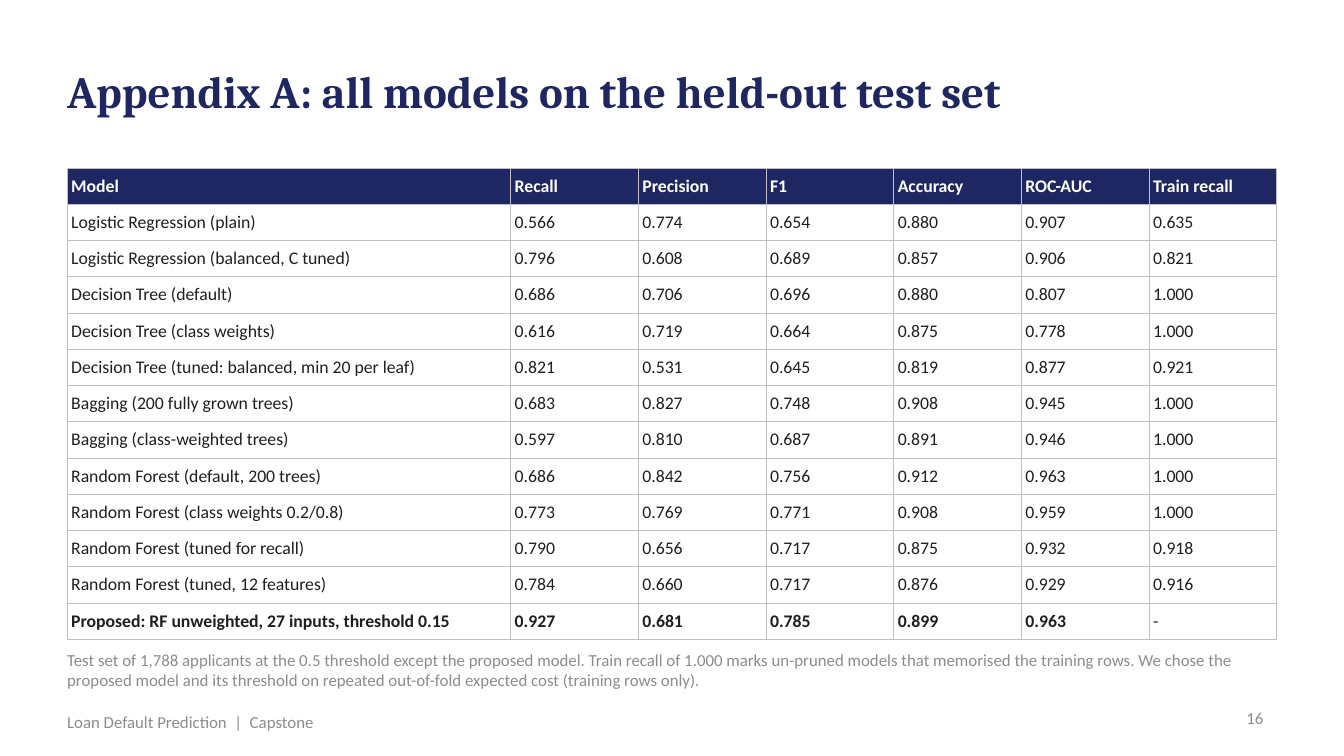
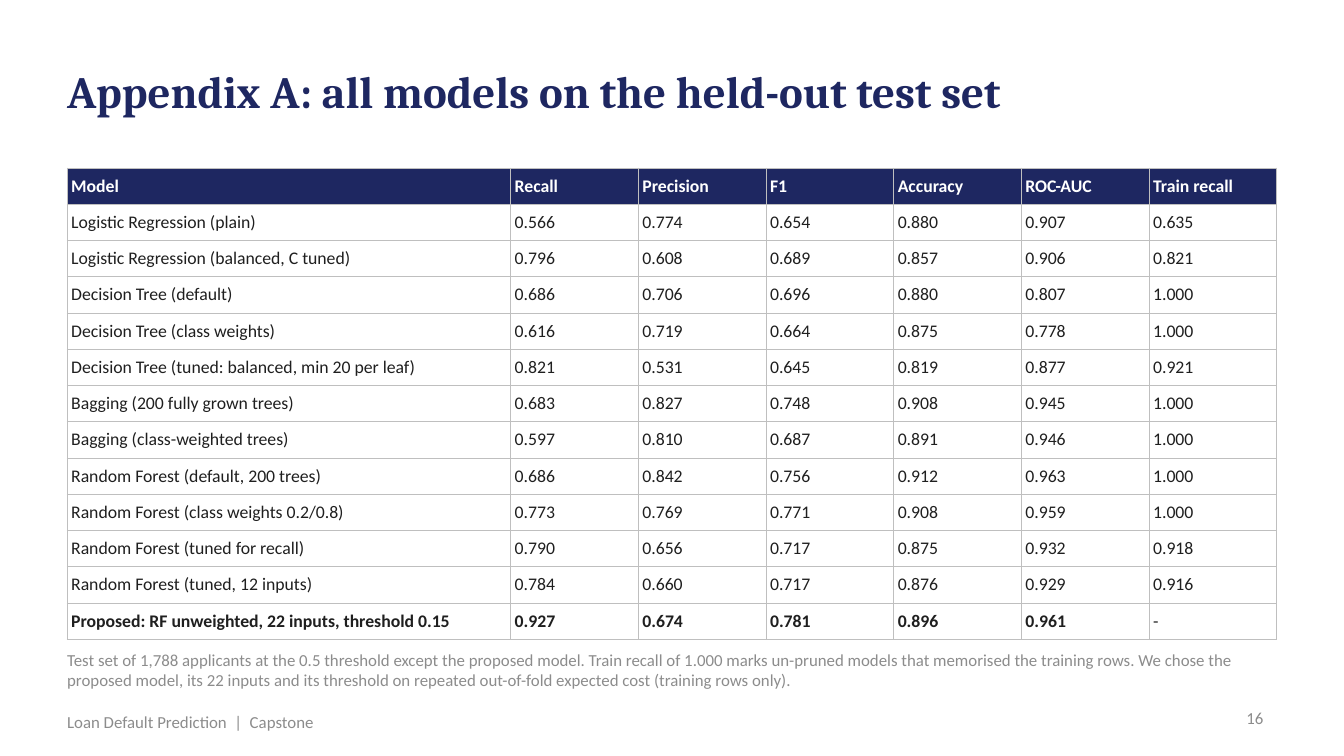
Before and after one commit to shubham1891/Personal-code, a slide deck: slide 16 of presentation/Loan_Default_Prediction_Presentation.pptx. Drawn at 1344x756 pixels with LibreOffice and Linux fonts; fonts in the diff are those of the drawing. Boxes give left, top, right and bottom in pixels: in the first picture for what was removed or moved away, otherwise in the second. Text is boxed around its words. In the diff, an @@ line names an element or a change of style, - is before the commit and + after.

```diff
--- a/presentation/Loan_Default_Prediction_Presentation.pptx
+++ b/presentation/Loan_Default_Prediction_Presentation.pptx
@@ table at [67,168,1277,634] @@
-row 12, column 1: Random Forest (tuned, 12 features)
+row 12, column 1: Random Forest (tuned, 12 inputs)
-row 13: Proposed: RF unweighted, 27 inputs, threshold 0.15 | 0.927 | 0.681 | 0.785 | 0.899 | 0.963 | -
+row 13: Proposed: RF unweighted, 22 inputs, threshold 0.15 | 0.927 | 0.674 | 0.781 | 0.896 | 0.961 | -
@@ text at [67,654,1231,689]: text changed @@
-Test set of 1,788 applicants at the 0.5 threshold except the proposed model. Train recall of 1.000 marks un-pruned models that memorised the training rows. We chose the proposed model and its threshold on repeated out-of-fold expected cost (training rows only).
+Test set of 1,788 applicants at the 0.5 threshold except the proposed model. Train recall of 1.000 marks un-pruned models that memorised the training rows. We chose the proposed model, its 22 inputs and its threshold on repeated out-of-fold expected cost (training rows only).
```
Also in this commit, not shown: 12 other slides changed, 15 other files.
